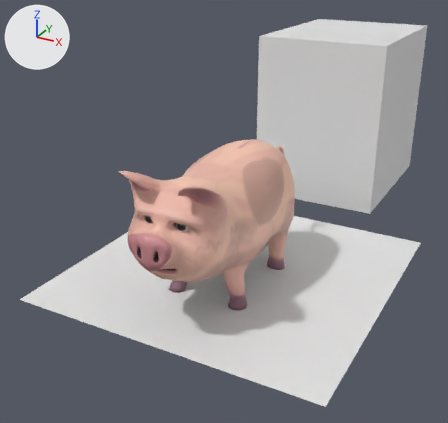
Two versions of the glTF model GGJ-2023-Project/Meshes/Piggy/Piggy.glb, one commit apart.
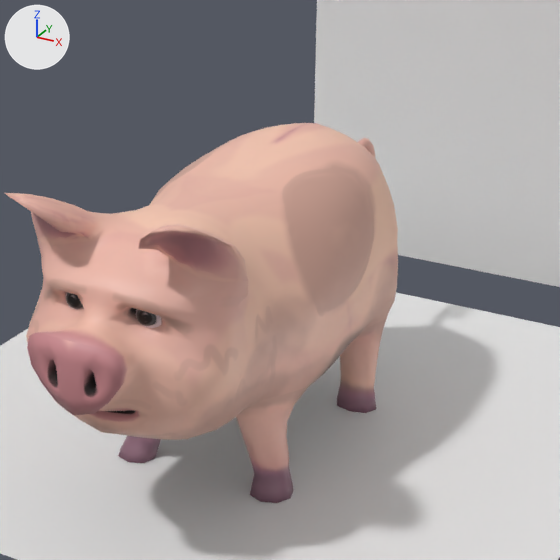
Old and new are each drawn whole from a camera (50 mm lens) standing at (2.56, -4.93, 3.07) and looking at (-0.49, 0.62, 0.29) and again close up on the part from 26% to 82% of the width and 20% to 79% of the height. The lights are fixed; the arrows at upper left show +X, +Y and +Z. Where no turn or scale is listed for an object, it has been applied to the vertices.

Names of what the first close-up shows: 'Cube-noimp', 'Piggy', 'Plane-noimp'.
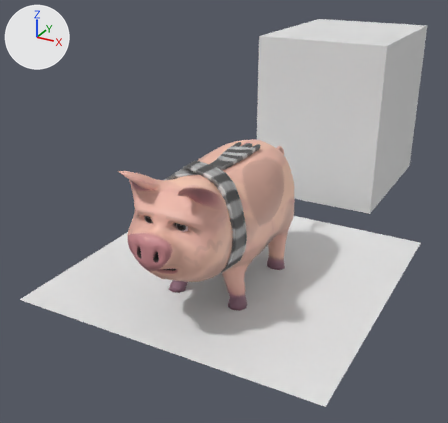
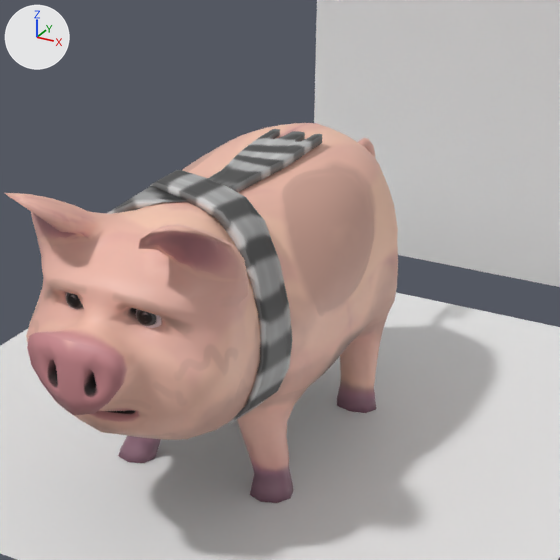
The edits, one by one:
Picture 'Scarf_albedo' (img_scarf_albedo) is new.
Material 'Material' (mat_material) is new.
Its texture is img_scarf_albedo.
Mesh me_scarf is new.
It has 474 vertices, 944 faces and spans x -0.455..0.437, y -0.945..0.122, z 0.305..1.226.
It uses material mat_material (picture img_scarf_albedo).
Object 'Scarf' (ob_scarf) is new; it shows me_scarf.
Its location is (0.0, 0.0, 0.081).

Pixel boxes (x1, y1, x2, y2) of what changed, in the close-ups (560 x 560 px):
'Scarf', added: after (107, 129, 322, 424)
